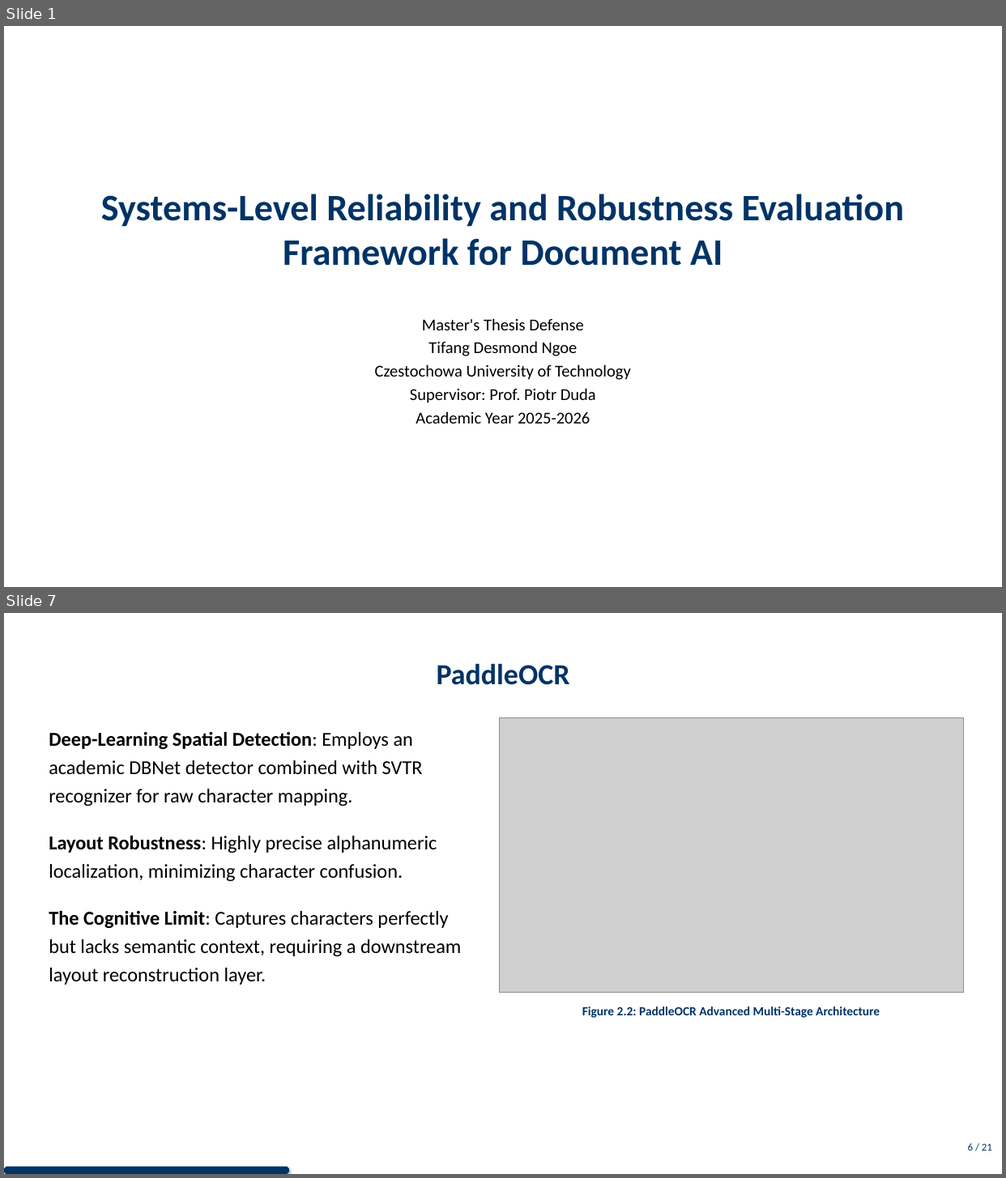
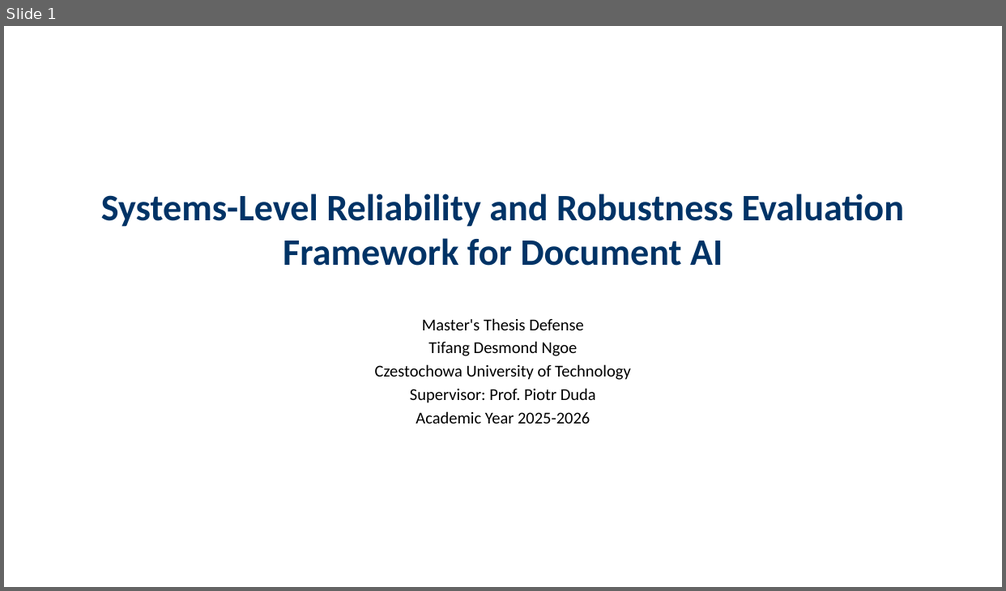
Before and after one commit to DESMOND135/DOCVQA-RAG-PERCEPTION-BENCHMARK, a slide deck: MAIN/presentation/presentation.pptx. Shown one above the other, each under a label of ours: slides 1 and 7 before the commit, slide 1 after it; the slides between them are not shown. The pictures are 1006x1178 and 1006x591 pixels, drawn with LibreOffice and Linux fonts; fonts in the diff are those of the drawing; grey boxes stand for pictures. Boxes give left, top, right and bottom in pixels: in the first picture for what was removed or moved away, otherwise in the second. Text is boxed around its words. In the diff, an @@ line names an element or a change of style, - is before the commit and + after.

```diff
--- a/MAIN/presentation/presentation.pptx
+++ b/MAIN/presentation/presentation.pptx
@@ slide 7 removed at (4, 613, 1002, 1174), background #FFFFFF @@
@@ title removed at (437, 663, 570, 685) @@
-PaddleOCR
@@ text removed at (49, 732, 461, 985) @@
-Deep-Learning Spatial Detection: Employs an academic DBNet detector combined with SVTR recognizer for raw character mapping.
-Layout Robustness: Highly precise alphanumeric localization, minimizing character confusion.
-The Cognitive Limit: Captures characters perfectly but lacks semantic context, requiring a downstream layout reconstruction layer.
@@ picture removed at (500, 717, 964, 993) @@
@@ text removed at (582, 1007, 880, 1018) @@
-Figure 2.2: PaddleOCR Advanced Multi-Stage Architecture
@@ text removed at (968, 1144, 992, 1151) @@
-6 / 21
@@ octagon removed at (4, 1167, 289, 1174) @@
```
Also in this commit, not shown: 13 slides changed, 1 slide added, 6 other slides removed, 23 other files.
